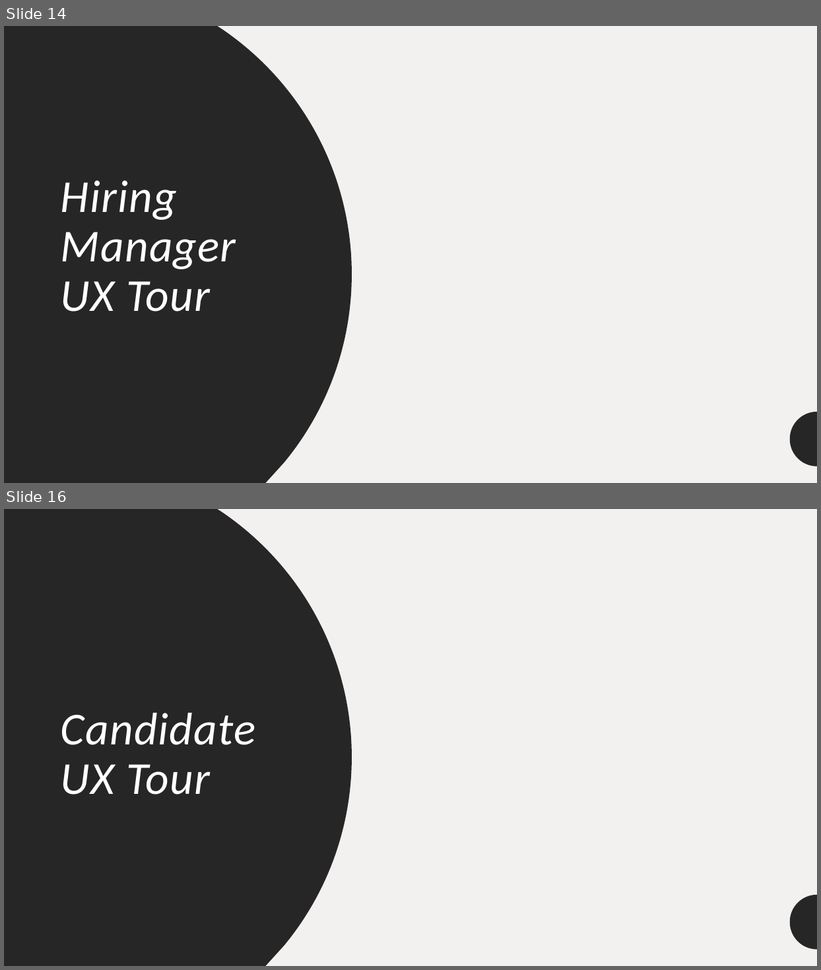
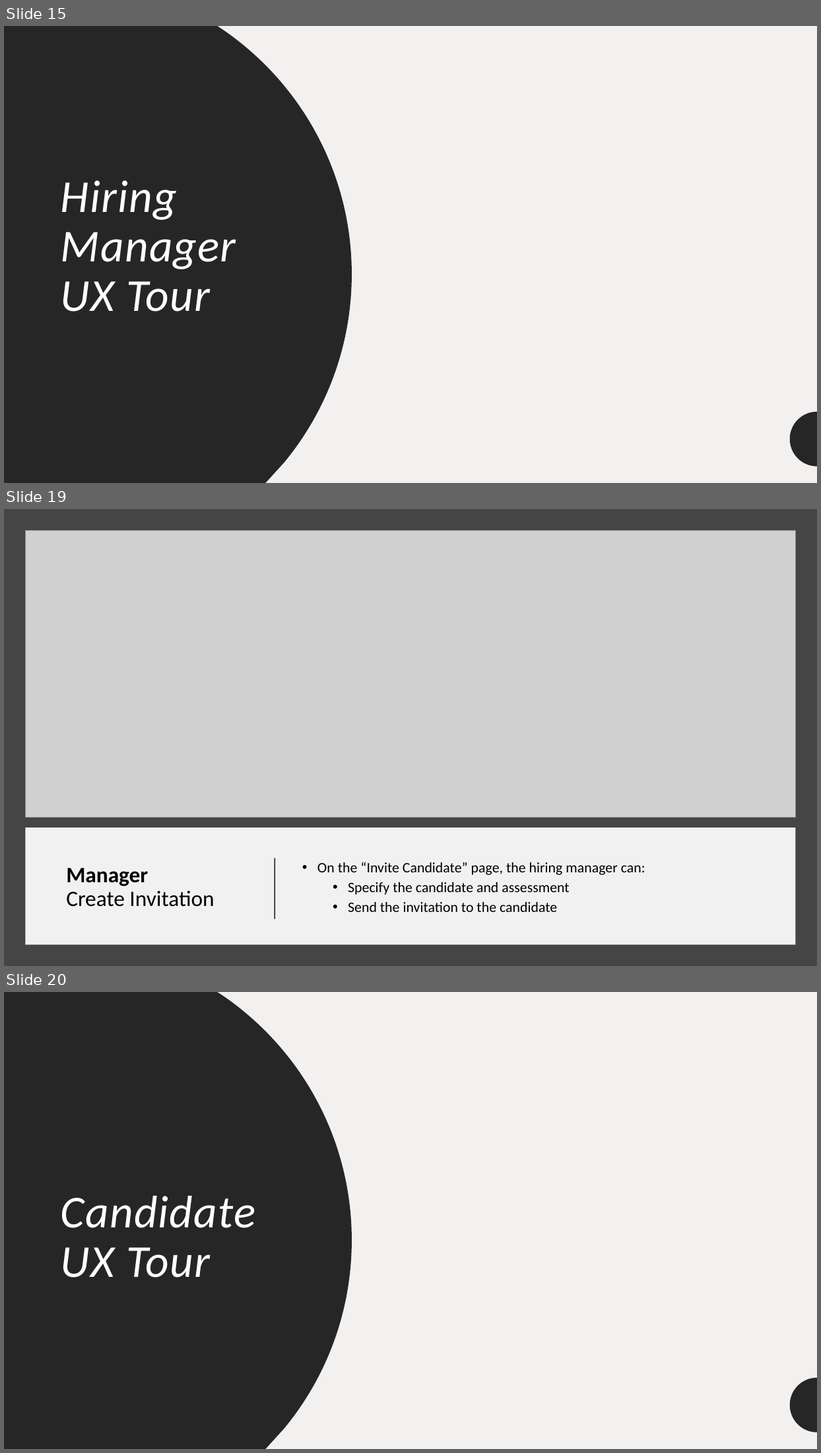
Before and after one commit to Moaaz-Mahmoud/Mini-Hiring-Platform, a slide deck: presentation/presentation.pptx. Shown one above the other, each under a label of ours: slides 14 and 16 before the commit, slides 15, 19 and 20 after it; the slides between them are not shown. The pictures are 821x970 and 821x1453 pixels, drawn with LibreOffice and Linux fonts; fonts in the diff are those of the drawing; grey boxes stand for pictures. Boxes give left, top, right and bottom in pixels: in the first picture for what was removed or moved away, otherwise in the second. Text is boxed around its words. In the diff, an @@ line names an element or a change of style, - is before the commit and + after.

```diff
--- a/presentation/presentation.pptx
+++ b/presentation/presentation.pptx
@@ slide 19 added at [4, 509, 817, 966], background #454545 @@
@@ picture added at [25, 530, 796, 818] @@
@@ rectangle added at [25, 828, 796, 945], fill #FFFFFF at 93% opacity @@
@@ line added from (275, 920) to (275, 859), #000000 1.5 pt @@
@@ text added at [318, 862, 646, 912], 17 pt, text #000000 @@
+• On the “Invite Candidate” page, the hiring manager can:
+  • Specify the candidate and assessment
+  • Send the invitation to the candidate
@@ title added at [66, 868, 214, 907], 26 pt, text #000000 @@
+Manager
+Create Invitation
@@ what was slide 14 is now slide 15 @@
@@ what was slide 16 is now slide 20 @@
```
Also in this commit, not shown: 1 slide changed, 7 other slides added, 2 slides removed, 12 other files.
